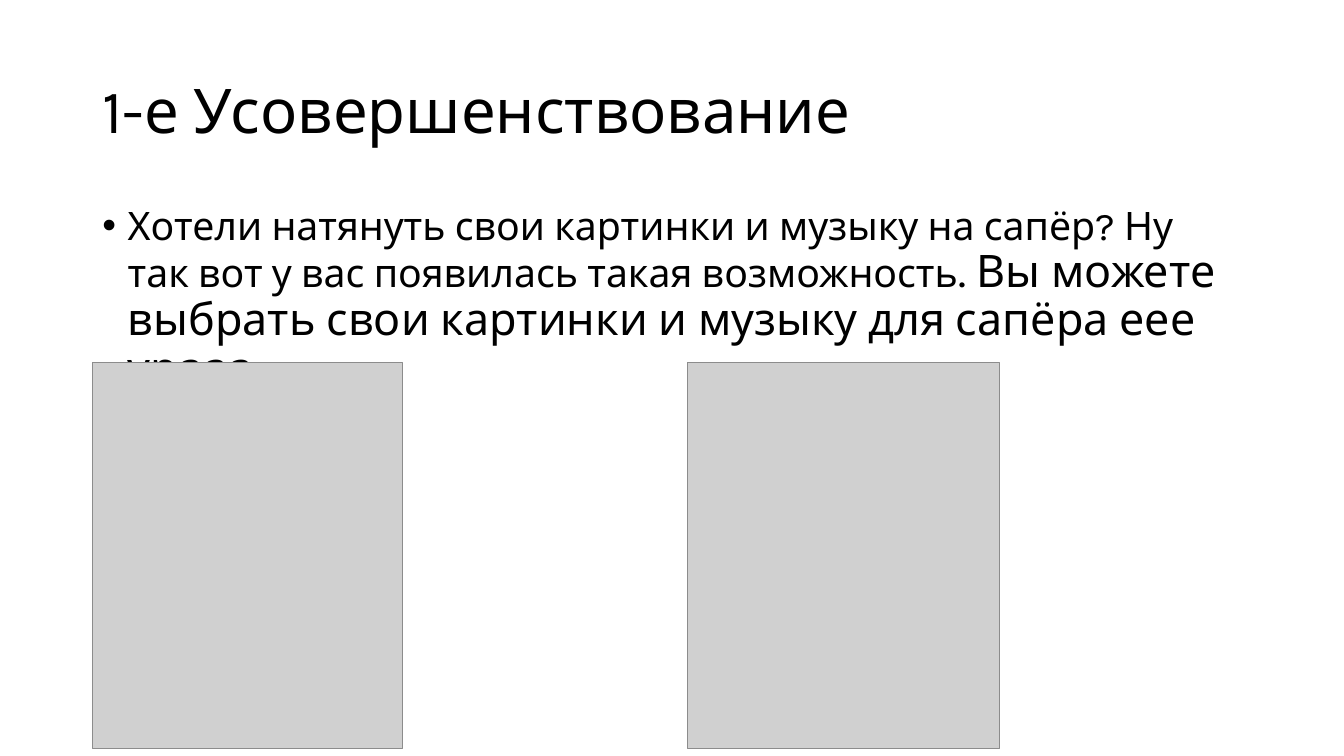
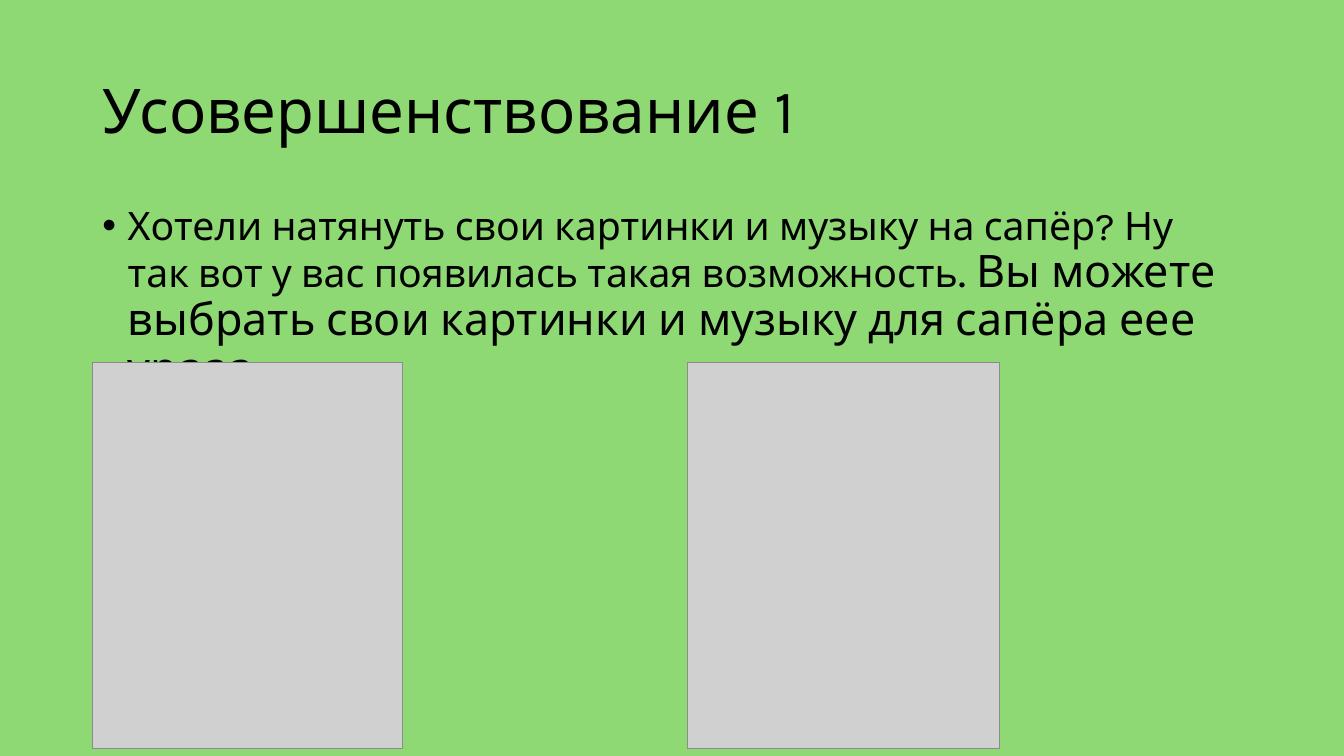
Before and after one commit to ender-gamerplay/project_1, a slide deck: slide 3 of project_1/Презентация для проекта.pptx. Drawn at 1344x756 pixels with LibreOffice and Linux fonts; fonts in the diff are those of the drawing; grey boxes stand for pictures. Boxes give left, top, right and bottom in pixels: in the first picture for what was removed or moved away, otherwise in the second. Text is boxed around its words. In the diff, an @@ line names an element or a change of style, - is before the commit and + after.

```diff
--- a/project_1/Презентация для проекта.pptx
+++ b/project_1/Презентация для проекта.pptx
@@ background #FFFFFF to #8ED973 @@
@@ title at box(102, 89, 794, 148): text changed @@
-1-е Усовершенствование
+Усовершенствование 1
```
Also in this commit, not shown: 5 other slides changed, 1 slide added, 2 other files.
